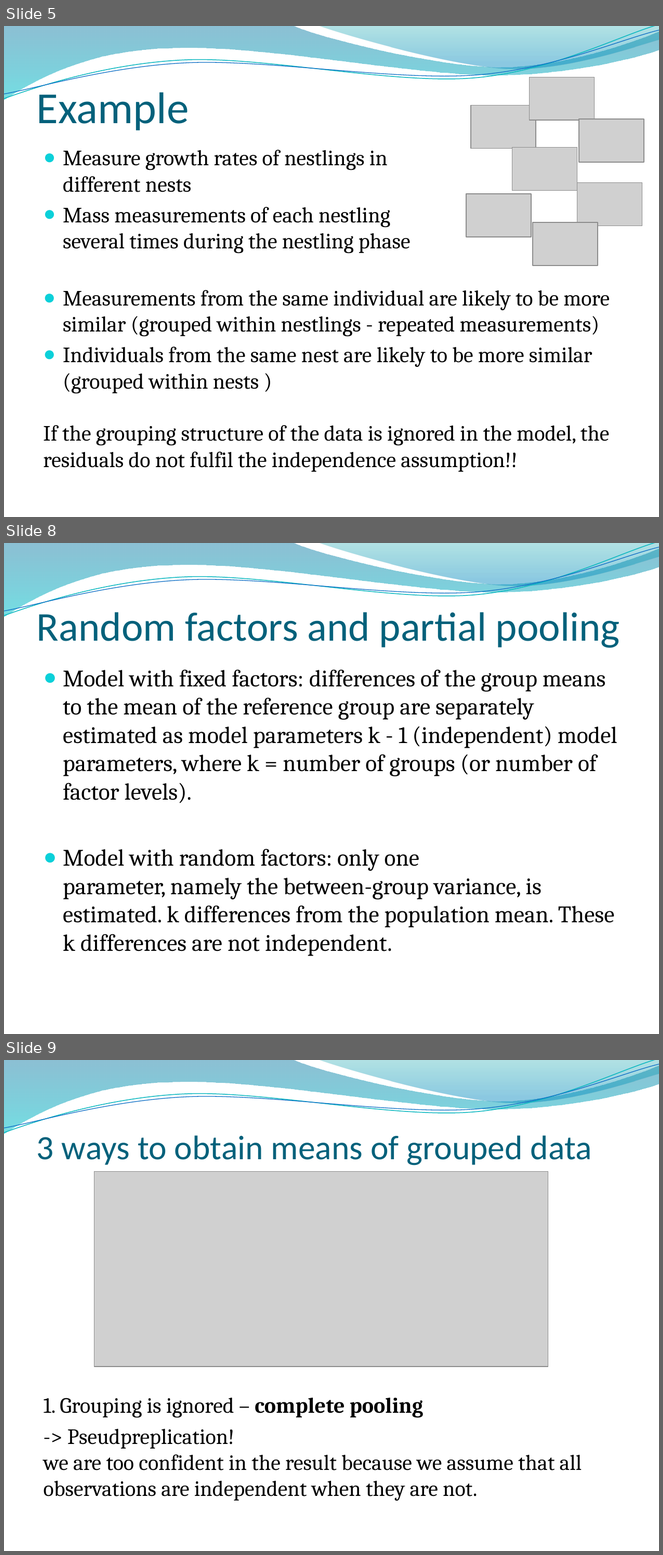
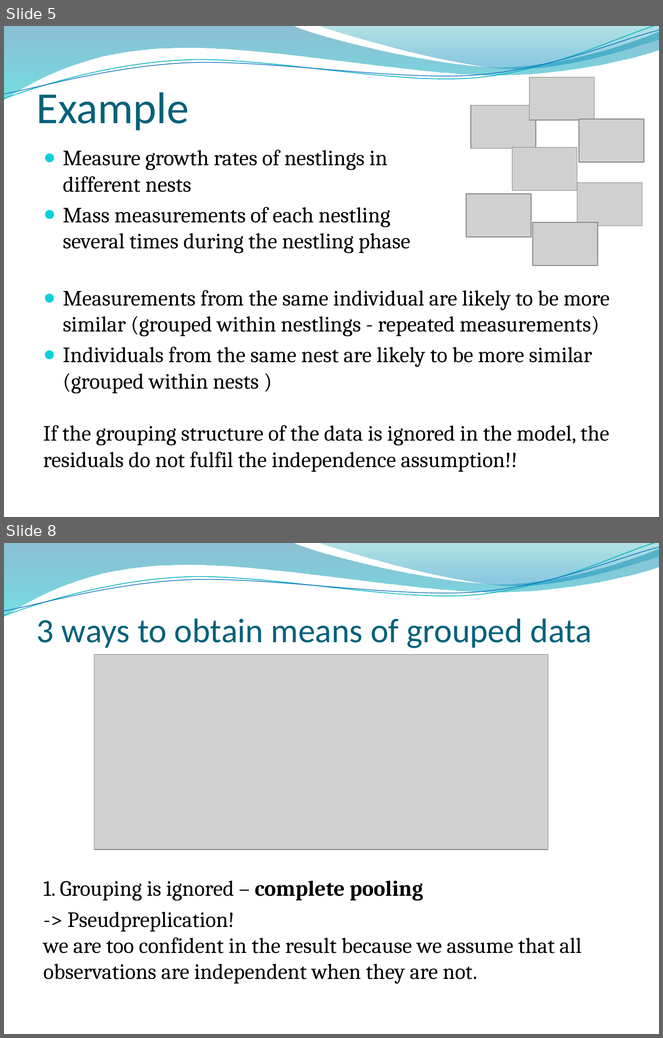
Before and after one commit to ricschuster/R_Workshop_Vienna_2018_02, a slide deck: ppts/Topic 7 Linear mixed-effects models (random effects).pptx. Shown one above the other, each under a label of ours: slides 5, 8 and 9 before the commit, slides 5 and 8 after it; the slides between them are not shown. The pictures are 663x1555 and 663x1038 pixels, drawn with LibreOffice and Linux fonts; fonts in the diff are those of the drawing; grey boxes stand for pictures; background and template pictures are left out. Boxes give left, top, right and bottom in pixels: in the first picture for what was removed or moved away, otherwise in the second. Text is boxed around its words. In the diff, an @@ line names an element or a change of style, - is before the commit and + after.

```diff
--- a/ppts/Topic 7 Linear mixed-effects models (random effects).pptx
+++ b/ppts/Topic 7 Linear mixed-effects models (random effects).pptx
@@ slide 8 removed at [4,543,659,1034], background picture (left out); not listed: 4 template elements that a slide beside it also shows @@
@@ text removed at [37,612,620,648] @@
-Random factors and partial pooling
@@ text removed at [63,669,618,956] @@
-● Model with fixed factors: differences of the group means to the mean of the reference group are separately estimated as model parameters k - 1 (independent) model parameters, where k = number of groups (or number of factor levels).
-● Model with random factors: only one
-  parameter, namely the between-group variance, is estimated. k differences from the population mean. These k differences are not independent.
@@ what was slide 9 is now slide 8 @@
```
Also in this commit, not shown: 6 slides changed.
